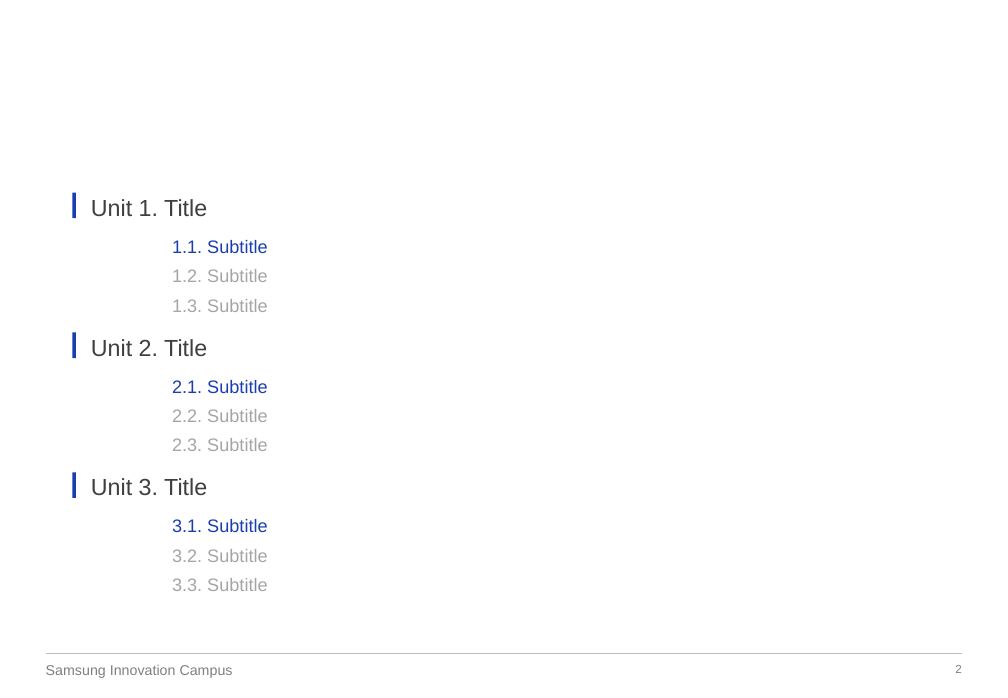
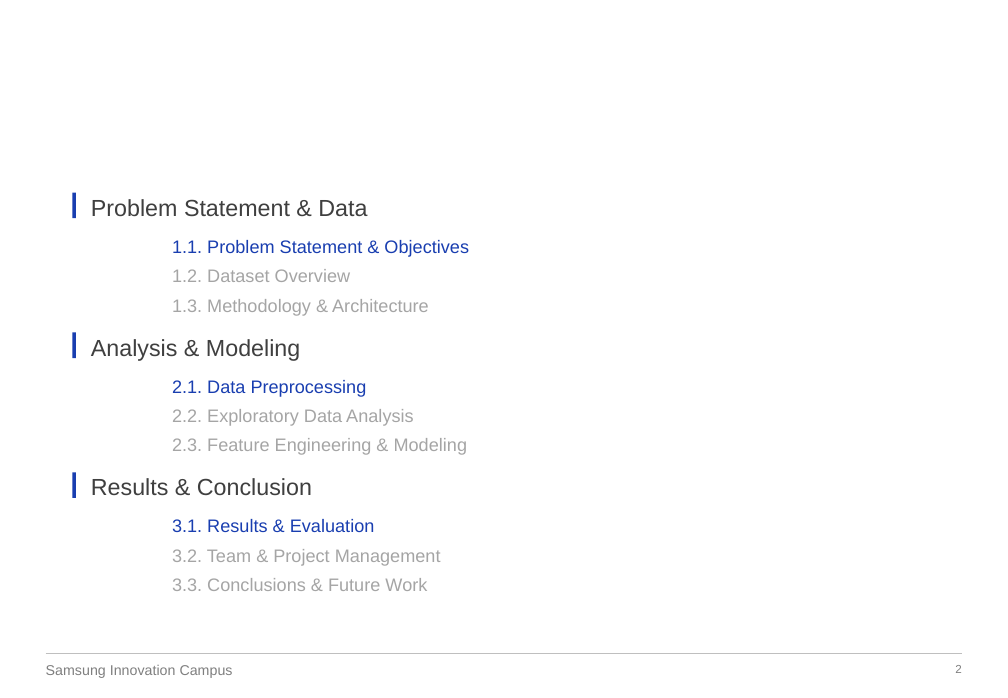
Before and after one commit to prabh9050/SIC-25-26-TEAM462, a slide deck: slide 2 of submission_template/4 Project Presentation.pptx. Drawn at 1008x698 pixels with LibreOffice and Linux fonts; fonts in the diff are those of the drawing; background and template pictures are left out. Boxes give left, top, right and bottom in pixels: in the first picture for what was removed or moved away, otherwise in the second. Text is boxed around its words. In the diff, an @@ line names an element or a change of style, - is before the commit and + after.

```diff
--- a/submission_template/4 Project Presentation.pptx
+++ b/submission_template/4 Project Presentation.pptx
@@ text at [91,199,367,216]: text changed @@
-Unit 1. Title
+Problem Statement & Data
@@ text at [172,240,469,316]: text changed @@
-1.1. Subtitle
-1.2. Subtitle
-1.3. Subtitle
+1.1. Problem Statement & Objectives
+1.2. Dataset Overview
+1.3. Methodology & Architecture
@@ text at [91,339,300,361]: text changed @@
-Unit 2. Title
+Analysis & Modeling
@@ text at [172,380,468,455]: text changed @@
-2.1. Subtitle
-2.2. Subtitle
-2.3. Subtitle
+2.1. Data Preprocessing
+2.2. Exploratory Data Analysis
+2.3. Feature Engineering & Modeling
@@ text at [91,478,312,495]: text changed @@
-Unit 3. Title
+Results & Conclusion
@@ text at [172,519,441,591]: text changed @@
-3.1. Subtitle
-3.2. Subtitle
-3.3. Subtitle
+3.1. Results & Evaluation
+3.2. Team & Project Management
+3.3. Conclusions & Future Work
```
Also in this commit, not shown: 1 other slide changed, 17 slides added, 2 slides removed, 3 other files.
